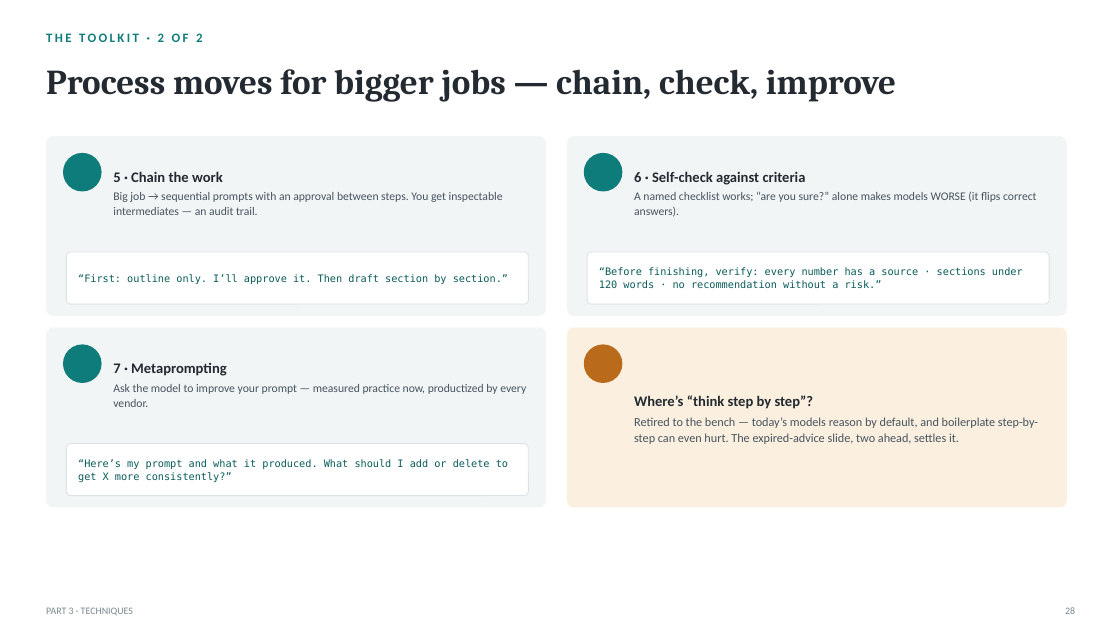
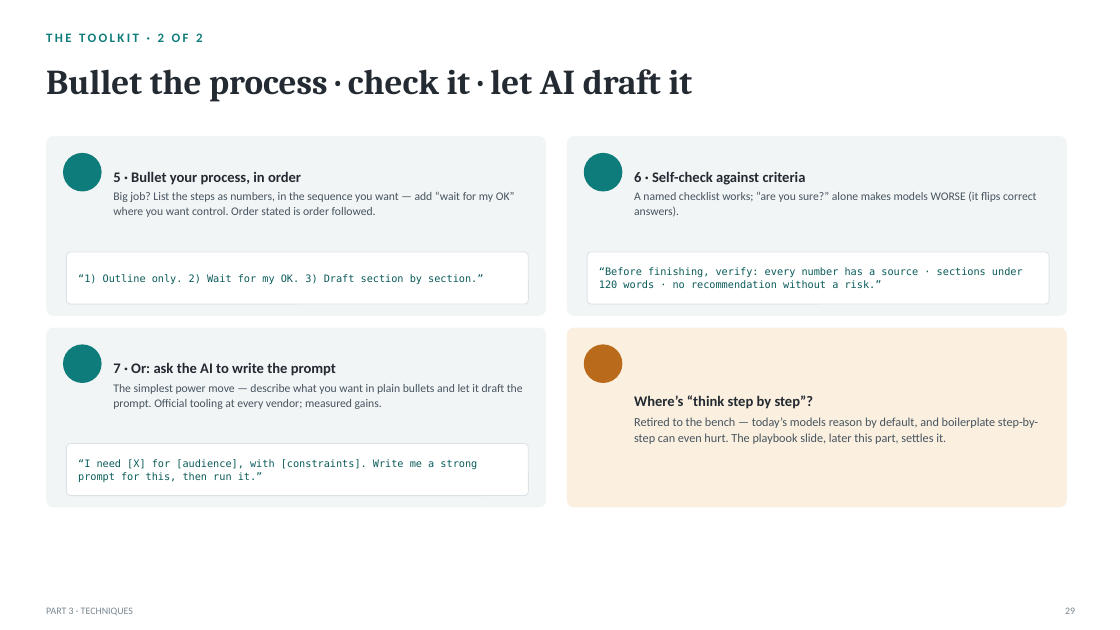
Before and after one commit to naviero1/Claude-Works, a slide deck: slide 29 of ai-training-prompt-engineering/deliverables/From_Prompts_to_Agents_Training.pptx (slide 28 before the commit). Drawn at 1120x630 pixels with LibreOffice and Linux fonts; fonts in the diff are those of the drawing; background and template pictures are left out. Boxes give left, top, right and bottom in pixels: in the first picture for what was removed or moved away, otherwise in the second. Text is boxed around its words. In the diff, an @@ line names an element or a change of style, - is before the commit and + after.

```diff
--- a/ai-training-prompt-engineering/deliverables/From_Prompts_to_Agents_Training.pptx
+++ b/ai-training-prompt-engineering/deliverables/From_Prompts_to_Agents_Training.pptx
@@ text at (46, 69, 693, 101): text changed @@
-Process moves for bigger jobs — chain, check, improve
+Bullet the process · check it · let AI draft it
@@ text at (113, 171, 515, 217): text changed @@
-5 · Chain the work
-Big job → sequential prompts with an approval between steps. You get inspectable intermediates — an audit trail.
+5 · Bullet your process, in order
+Big job? List the steps as numbers, in the sequence you want — add “wait for my OK” where you want control. Order stated is order followed.
@@ text at (78, 274, 483, 284): text changed @@
-“First: outline only. I’ll approve it. Then draft section by section.”
+“1) Outline only. 2) Wait for my OK. 3) Draft section by section.”
@@ text at (113, 362, 523, 409): text changed @@
-7 · Metaprompting
-Ask the model to improve your prompt — measured practice now, productized by every vendor.
+7 · Or: ask the AI to write the prompt
+The simplest power move — describe what you want in plain bullets and let it draft the prompt. Official tooling at every vendor; measured gains.
@@ text at (634, 417, 1038, 444): text changed @@
-Retired to the bench — today’s models reason by default, and boilerplate step-by-step can even hurt. The expired-advice slide, two ahead, settles it.
+Retired to the bench — today’s models reason by default, and boilerplate step-by-step can even hurt. The playbook slide, later this part, settles it.
@@ text at (78, 459, 477, 482): text changed @@
-“Here’s my prompt and what it produced. What should I add or delete to get X more consistently?”
+“I need [X] for [audience], with [constraints]. Write me a strong prompt for this, then run it.”
```
Also in this commit, not shown: 59 other slides changed, 6 slides added, 4 slides removed, 17 other files.
